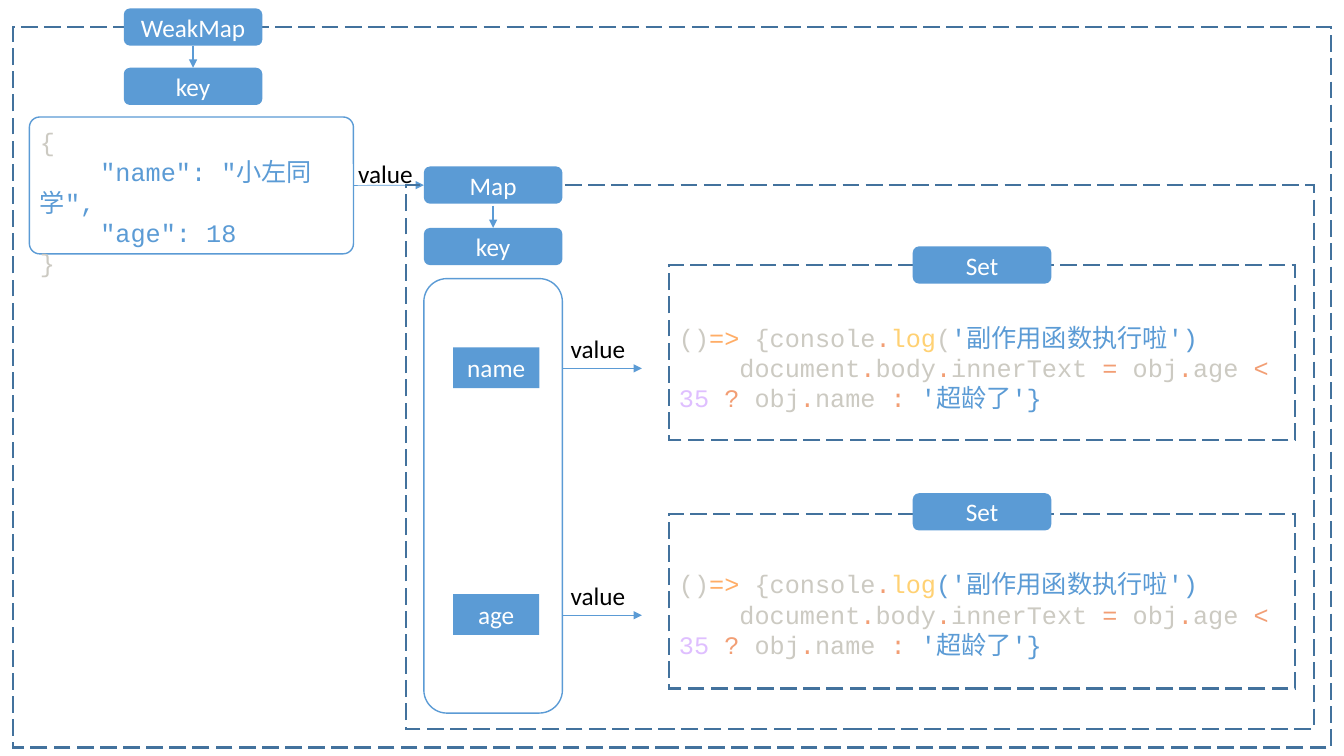
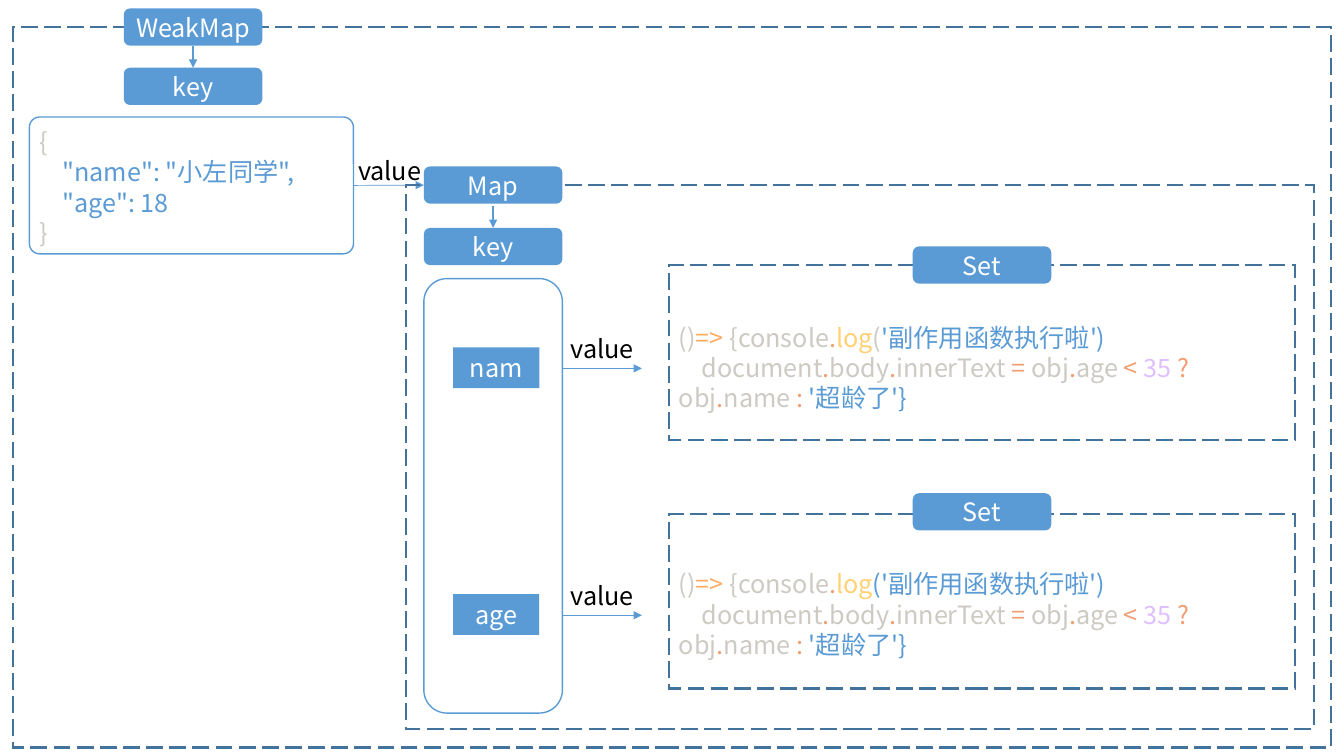
Before and after one commit to zuogl/zNote, a slide deck: slide 8 of img.pptx. Drawn at 1344x756 pixels with LibreOffice and Linux fonts; fonts in the diff are those of the drawing. Boxes give left, top, right and bottom in pixels: in the first picture for what was removed or moved away, otherwise in the second. Text is boxed around its words. In the diff, an @@ line names an element or a change of style, - is before the commit and + after.

```diff
--- a/img.pptx
+++ b/img.pptx
@@ font Calibri to Noto Sans CJK SC in 11 elements at <box>124,68,262,105</box>, <box>424,228,563,265</box>, <box>454,348,540,388</box>, <box>453,594,539,634</box>, <box>124,8,262,45</box>, <box>424,166,563,204</box>, <box>913,246,1052,283</box>, <box>913,493,1052,530</box>, <box>571,338,634,359</box>, <box>571,585,634,606</box>, <box>358,160,421,186</box> @@
@@ font Courier New to Noto Sans CJK SC in 3 elements at <box>62,160,294,218</box>, <box>679,326,1171,413</box>, <box>679,572,1171,660</box> @@
```
Also in this commit, not shown: 2 other slides changed, 17 slides added, 42 other files.
